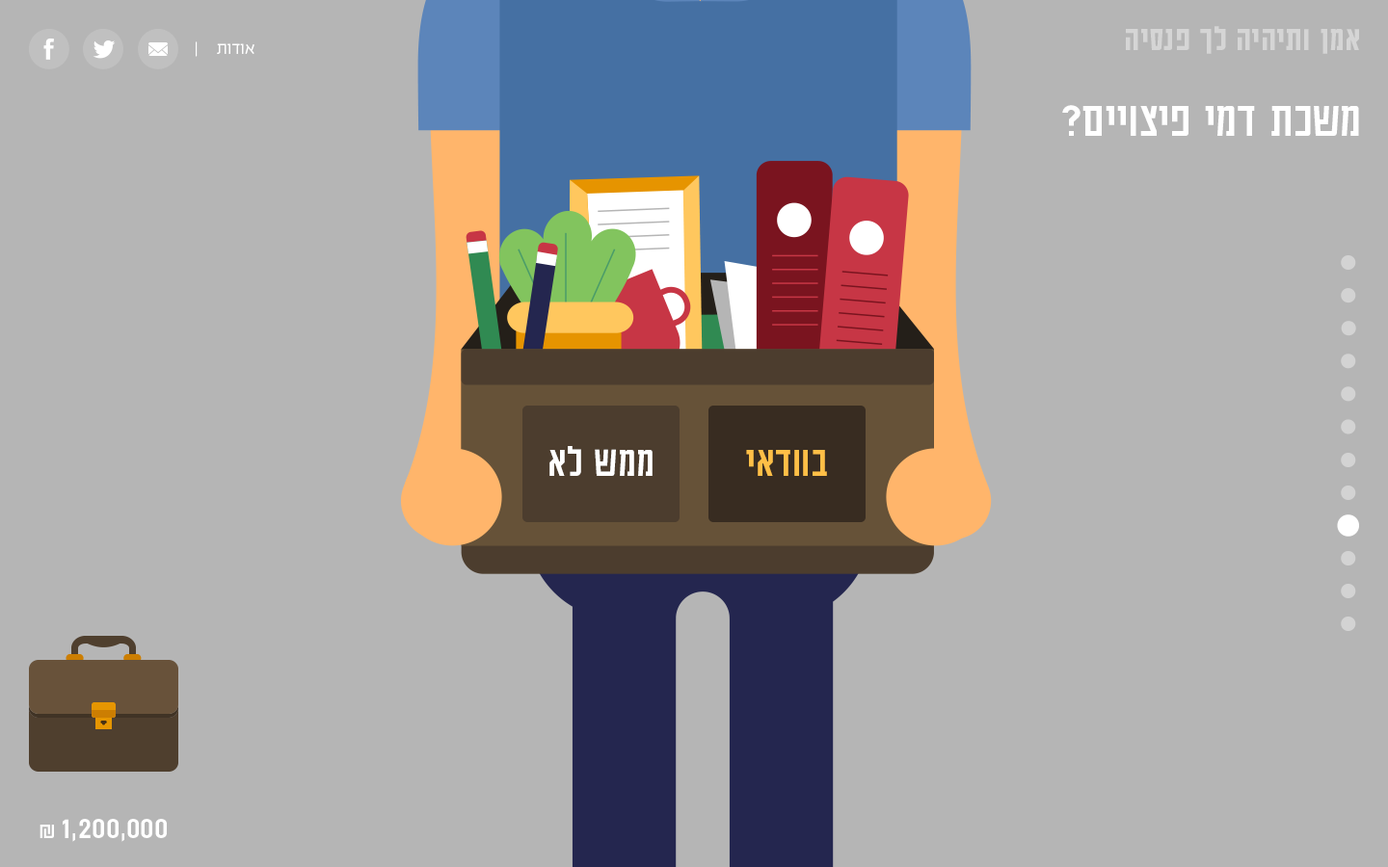
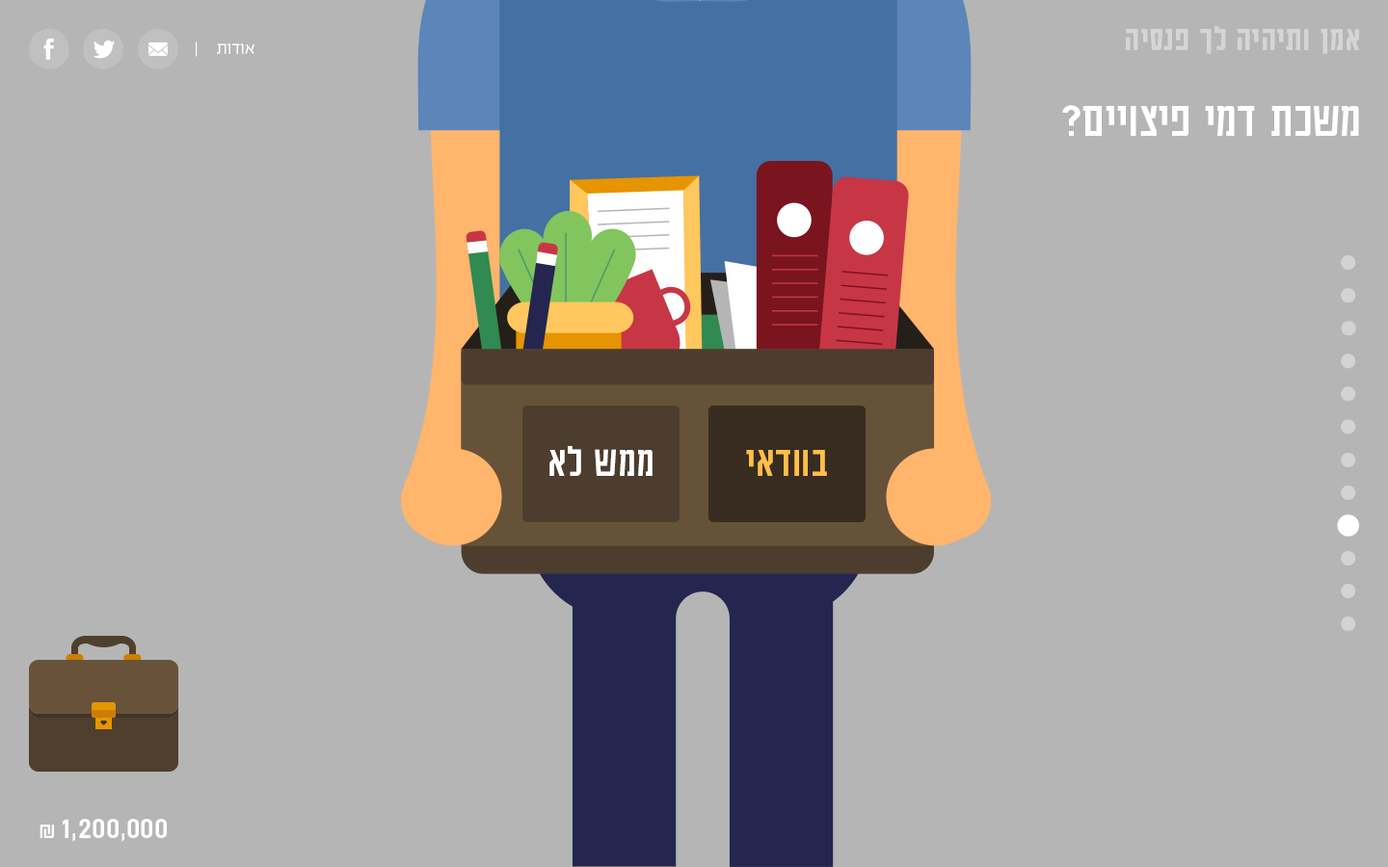
The second w=1388, h=867 image is a revision of the first. Changes to its layers:
painted on "<Group>" (15th of 29, in "<Clip Group>" › "<Group>") over [571, 866, 833, 867]
renamed "??? ?????? ?? ?????" to (unnamed layer), painted on it over [1175, 28, 1190, 51]
